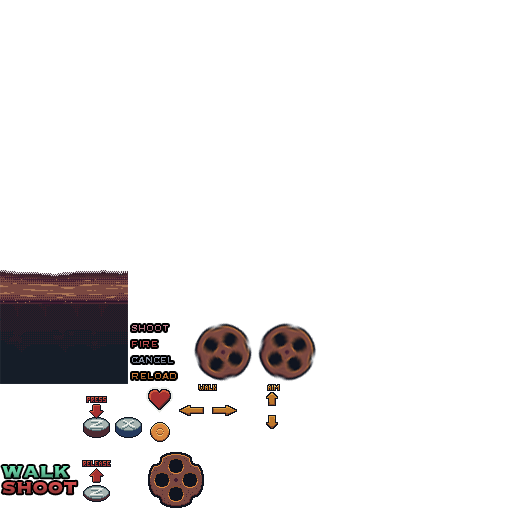
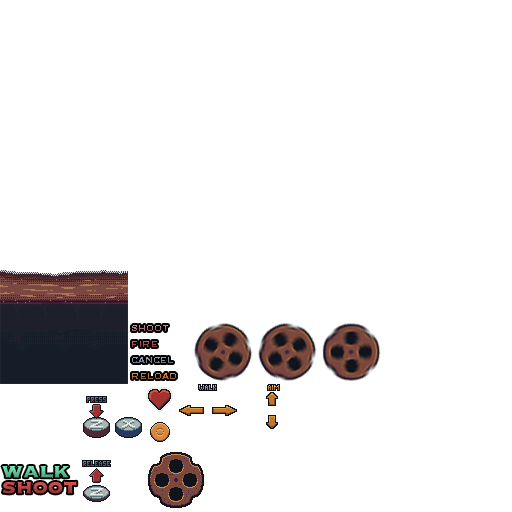
Comparing the layer stacks of the two 512px x 512px images. Changes:
added layer "barrel blur 2 copy" above "barrel blur 2" over box(322, 322, 381, 382)
